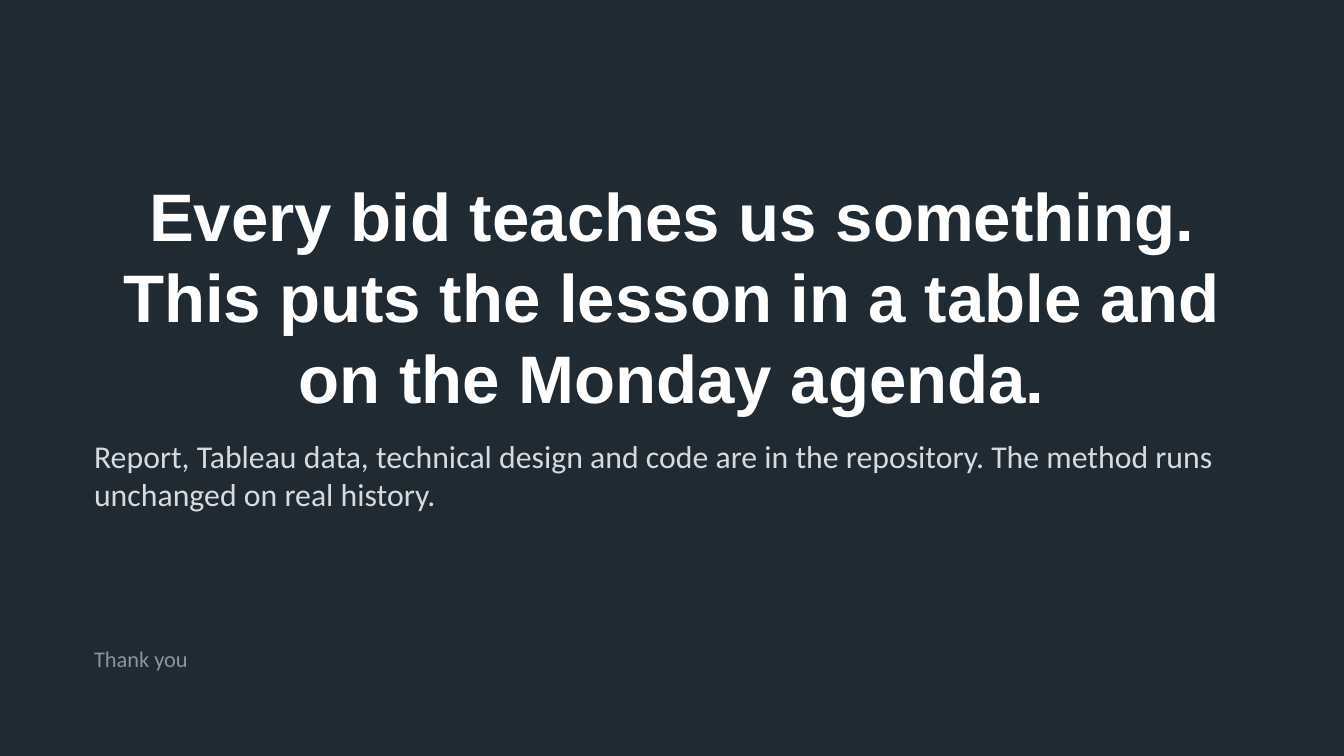
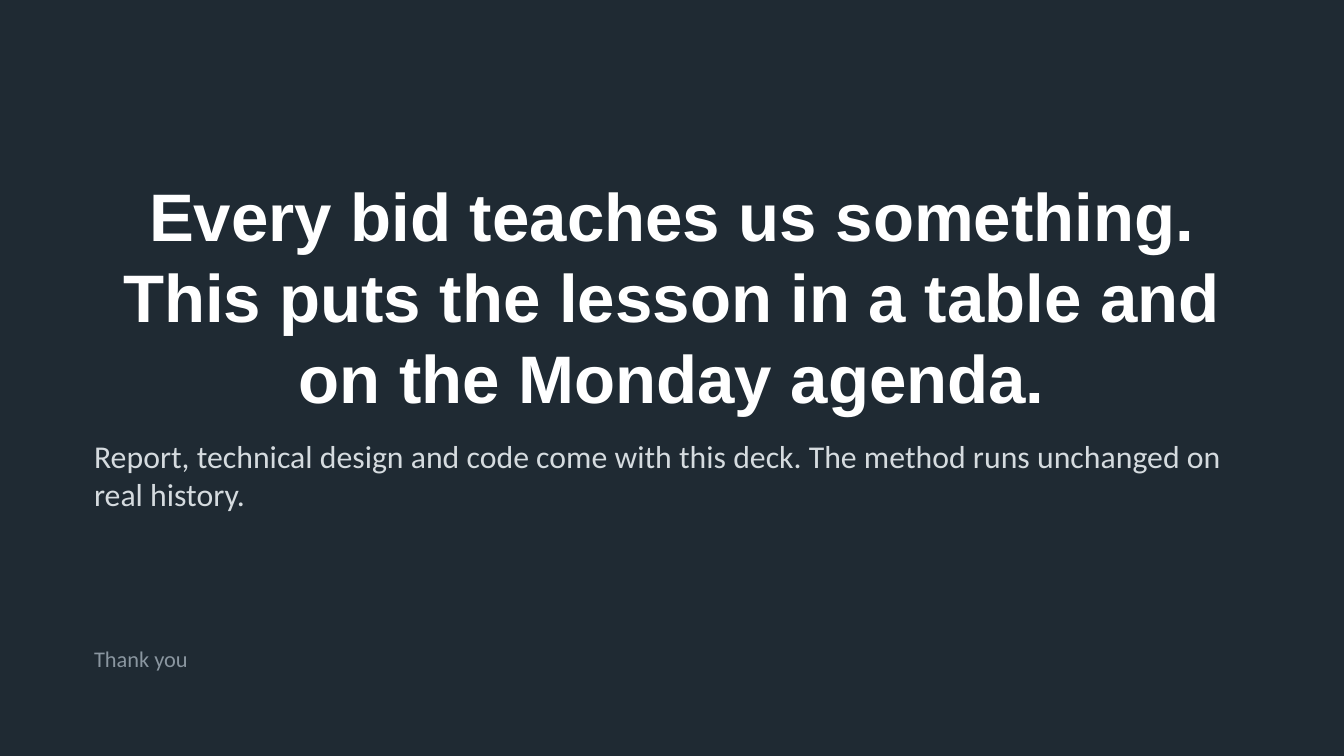
Before and after one commit to dpk-rdy/SupplyChainOps, a slide deck: slide 33 of weibee-steel/docs/Weibee_Bid_Intelligence_In_Depth.pptx. Drawn at 1344x756 pixels with LibreOffice and Linux fonts; fonts in the diff are those of the drawing. Boxes give left, top, right and bottom in pixels: in the first picture for what was removed or moved away, otherwise in the second. Text is boxed around its words. In the diff, an @@ line names an element or a change of style, - is before the commit and + after.

```diff
--- a/weibee-steel/docs/Weibee_Bid_Intelligence_In_Depth.pptx
+++ b/weibee-steel/docs/Weibee_Bid_Intelligence_In_Depth.pptx
@@ text at <box>94,446,1220,511</box>: text changed @@
-Report, Tableau data, technical design and code are in the repository. The method runs unchanged on real history.
+Report, technical design and code come with this deck. The method runs unchanged on real history.
```
Also in this commit, not shown: 1 other slide changed, 1 other file.
